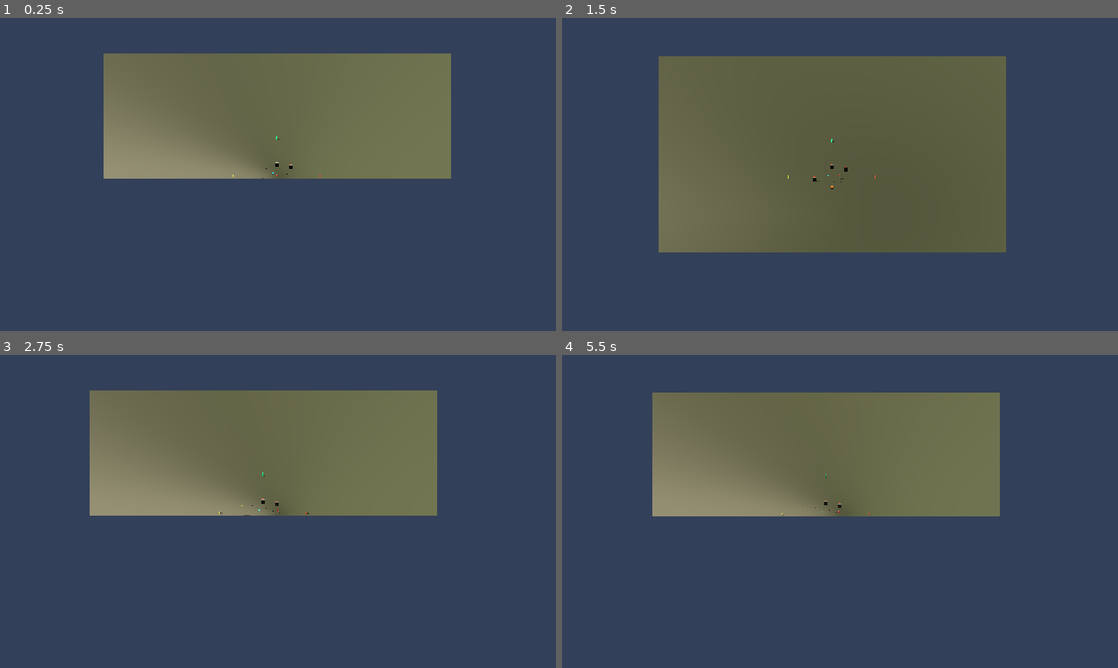
Above: before the commit, frames 1-4 (two rows, left to right).
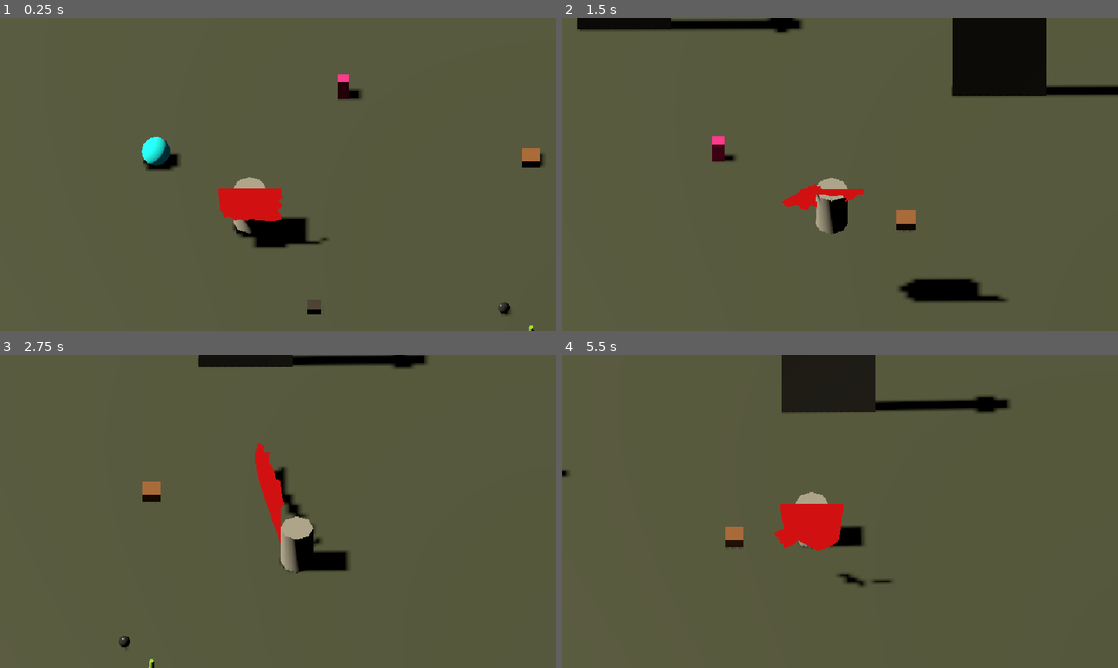
Above: after the commit, the same moments.

Repository: ahmadmuteen64-droid/Ashfall
Game: Godot game, scene res://scenes/world/main.tscn
Same seed, same stepped clock (60 frames per second), same inputs: the game is played once before the commit and once after it.
Inputs (mouse positions are in pixels of both pictures, inside the frame that each line leads up to):
- Up to frame 1 (0.25 s): no input
- Up to frame 2 (1.5 s): tap Enter at 0.5 s; move the mouse to (962, 158) at 0.52 s; hold D (move_right) 0.53-1.25 s; hold E (interact) 0.53-1.25 s; click (962, 158) at 0.67 s; tap Space (jump) at 0.77 s; drag from (728, 190) to (812, 237) at 1.27 s
- Up to frame 3 (2.75 s): move the mouse to (333, 442) at 2.02 s; hold D (move_right) from 2.03 s (still down); hold Shift (sprint) from 2.03 s (still down)
- Up to frame 4 (5.5 s): release D (move_right) at 2.75 s; release Shift (sprint) at 2.75 s; drag from (812, 574) to (673, 464) at 2.77 s; move the mouse to (1006, 558) at 3.52 s; hold A (move_left) 3.53-4.25 s; hold E (interact) 3.53-4.25 s; tap Space (jump) at 3.77 s; drag from (673, 464) to (756, 433) at 4.27 s; move the mouse to (867, 511) at 5.02 s; hold W (move_backward) from 5.03 s (still down); hold Shift (sprint) from 5.03 s (still down); click (867, 511) at 5.17 s

The runs differ from the first frame. In frame 1, 86% of the frame differs, in the area x 0-100%, y 0-100%; in frame 2, 64%; in frame 3, 86%; in frame 4, 87%.

Commit message:
fix: camera distance and ortho size for visible player
- BASE_ORTHO_SIZE: 180 -> 10 (player now ~27px at 360p, was 1px)
- CAMERA_DISTANCE: 40 -> 12 (tighter spring-arm follow)
- zoom_default: 1.0 -> 1.5 (slightly zoomed for readability)
- zoom range: 0.5-6.0 (was 0.25-4.0)
- Removed stale .uid cache

Co-Authored-By: Claude <noreply@anthropic.com>

Diff:
--- a/scripts/components/camera_rig.gd
+++ b/scripts/components/camera_rig.gd
@@ -17,10 +17,10 @@
 @export var orbit_sensitivity: float = 0.25
 @export var pitch_min: float = -80.0
 @export var pitch_max: float = -10.0
-@export var zoom_min: float = 0.25
-@export var zoom_max: float = 4.0
-@export var zoom_default: float = 1.0
-@export var zoom_step: float = 0.125
+@export var zoom_min: float = 0.5
+@export var zoom_max: float = 6.0
+@export var zoom_default: float = 1.5
+@export var zoom_step: float = 0.25
 @export var shoulder_offset: float = 0.6
 
 # Private state
@@ -33,8 +33,8 @@
 @onready var _spring_arm: SpringArm3D = $SpringArm3D
 @onready var _camera: Camera3D = $SpringArm3D/Camera3D
 
-const BASE_ORTHO_SIZE: float = 180.0
-const CAMERA_DISTANCE: float = 40.0
+const BASE_ORTHO_SIZE: float = 10.0
+const CAMERA_DISTANCE: float = 12.0
 
 
 func _ready() -> void:
